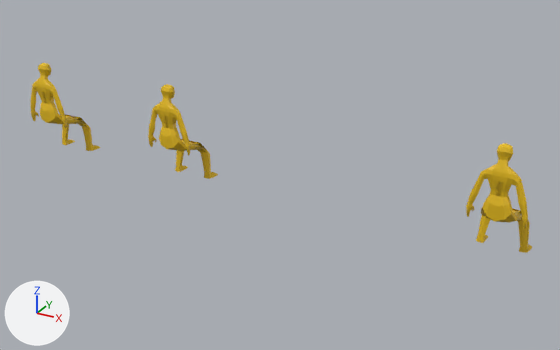
The glTF model project/assets/row_2.glb, before and after one commit.
Before and after are seen from a 50 mm lens placed at (4.43, -9.42, 4.12), pointed at (0.44, -2.15, 0.49). Arrows for +X, +Y and +Z are at lower left; the lights stay in place. Where no turn or scale is listed for an object, it has been applied to the vertices. Vertices at the same position are counted once.

The first picture shows 'Student.003', 'Student.004', 'Student.005'.
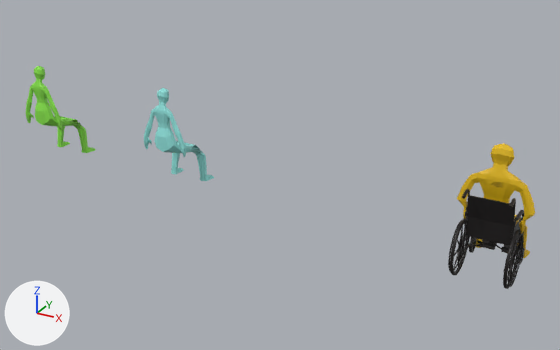
Commit message: student variations

What differs and where, as boxes (x1, y1, x2, y2) in the pictures (560 x 350 px; the box of a moved part takes in the faces that stretch with it):
'Student.003', reshaped, moved (18% wider): before (466, 143, 532, 253); after (457, 144, 535, 258)
'wheelchair_uv_combined_mesh_result', added (black): after (448, 189, 525, 289)
'Student.005', reshaped, moved: before (148, 84, 218, 179); after (144, 88, 214, 181)
'Student.004', reshaped, moved: before (30, 63, 100, 151); after (26, 66, 96, 153)
part 1 of me_student, moved or reshaped: before (30, 63, 528, 221); after (457, 144, 535, 225)

The change, as a list of edits to the scene's bpy script:
```text
Add mat_person_006:
    mat_person_006 = principled_material('Person.006')
    mat_person_006.base_color = (0.295, 0.8, 0.755)  # cyan #94e7e1
Add mat_person_005:
    mat_person_005 = principled_material('Person.005')
    mat_person_005.base_color = (0.258, 0.8, 0.0728)  # green #8be74c
Add mat_material:
    mat_material = principled_material('Material')
    mat_material.base_color = (0.00719, 0.00496, 0.00486)  # black #140f0f
Change me_student:
    used by ob_student_003; location = (2.978, -2.283, 0.02); rotation_euler = (1.571, 0.0, -3.142), in degrees (90, 0, -180); scale = (0.23, 0.195, 0.195)
    remove me_student.from_pydata(...)  # 370 vertices, 771 faces; spans x -1.32..1.32, y 0.24..7.1, z -0.46..3.08
    add me_student.from_pydata(...)  # 370 vertices, 771 faces; spans x -1.65..1.65, y 0.24..7.33, z -0.48..3.08
    me_student part 1: 180 of 370 vertices moved; they spanned x -1.28..1.19, y 3.51..7.1, z -0.46..0.43 and now span x -1.65..1.65, y 3.51..7.33, z -0.48..0.49; mean shift (0.0, -0.01, 0.0); largest move (-1.19, 4.23, -0.28) -> (-1.65, 4.09, -0.31)
Add me_student_006:
    me_student_006.from_pydata(...)  # 370 vertices, 771 faces; spans x -1.32..1.32, y 0.24..7.0, z -0.42..3.08
    me_student_006.materials.append(mat_person_006)  # cyan #94e7e1
Add me_student_005:
    me_student_005.from_pydata(...)  # 370 vertices, 771 faces; spans x -1.32..1.32, y 0.24..7.0, z -0.42..3.08
    me_student_005.materials.append(mat_person_005)  # green #8be74c
Add me_mesh:
    me_mesh.from_pydata(...)  # 13572 vertices, 25154 faces; spans x -0.298..0.298, y -0.488..0.488, z 0.0..0.994
    me_mesh.materials.append(mat_material)  # black #140f0f
Change ob_student_003:
    ob_student_003.location: (2.978, -2.283, 0.02) -> (2.978, -2.382, 0.006)
Change ob_student_004:
    ob_student_004: bpy.data.objects.new('Student.004', me_student) -> bpy.data.objects.new('Student.004', me_student_005)
    ob_student_004.location: (-2.996, -2.283, 0.02) -> (-2.996, -2.375, 0.02)
Change ob_student_005:
    ob_student_005: bpy.data.objects.new('Student.005', me_student) -> bpy.data.objects.new('Student.005', me_student_006)
    ob_student_005.location: (-1.021, -2.283, 0.02) -> (-1.021, -2.375, 0.02)
Add ob_wheelchair_uv_combined_mesh_result:
    ob_wheelchair_uv_combined_mesh_result = bpy.data.objects.new('wheelchair_uv_combined_mesh_result', me_mesh)
    ob_wheelchair_uv_combined_mesh_result.location = (2.971, -2.34, 0.036)
```
